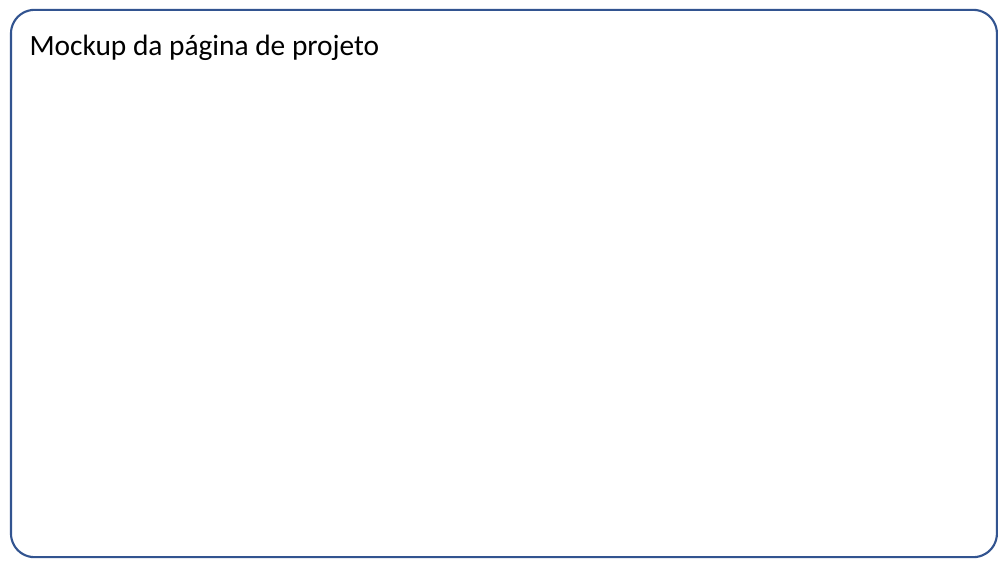
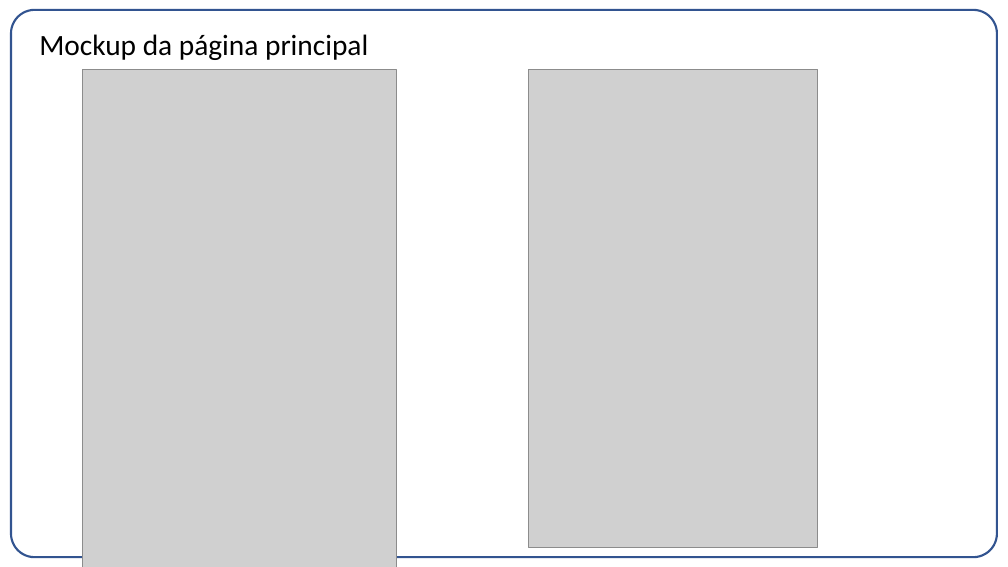
Before and after one commit to betofr1/co-design, a slide deck: slide 3 of Projeto 1/Entrega03.pptx. Drawn at 1008x567 pixels with LibreOffice and Linux fonts; fonts in the diff are those of the drawing; grey boxes stand for pictures; background and template pictures are left out. Boxes give left, top, right and bottom in pixels: in the first picture for what was removed or moved away, otherwise in the second. Text is boxed around its words. In the diff, an @@ line names an element or a change of style, - is before the commit and + after.

```diff
--- a/Projeto 1/Entrega03.pptx
+++ b/Projeto 1/Entrega03.pptx
@@ title at (39, 34, 368, 60): text changed @@
-Mockup da página de projeto
+Mockup da página principal
@@ picture added at (82, 69, 396, 567) @@
@@ picture added at (529, 69, 817, 547) @@
```
Also in this commit, not shown: 3 other slides changed, 1 slide removed, 2 other files.
